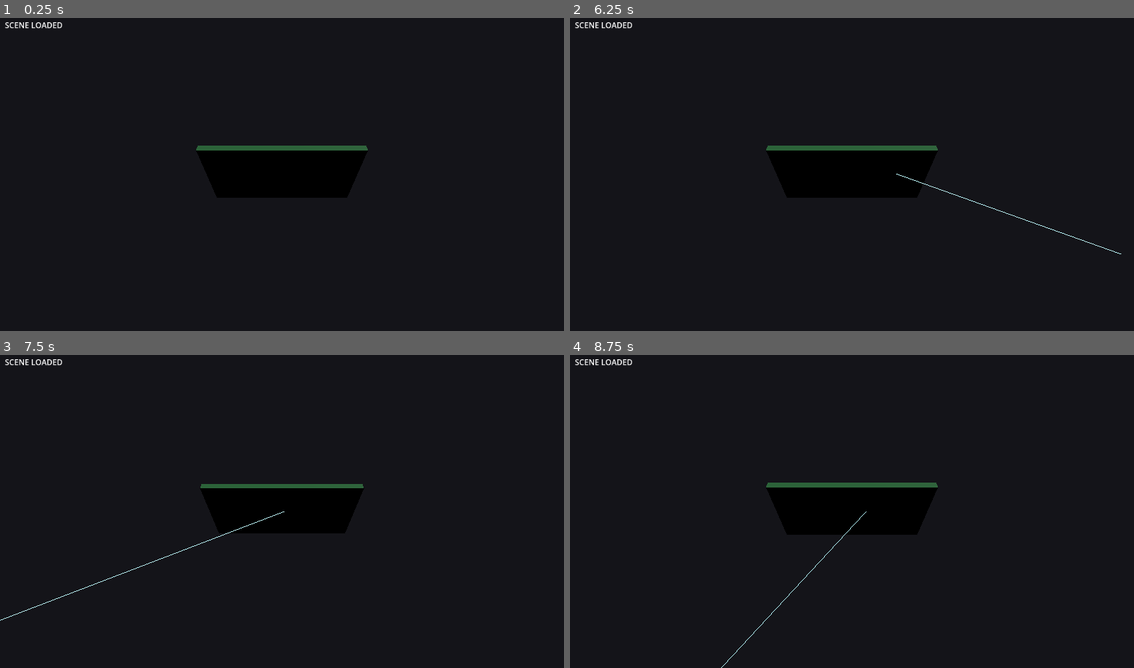
Above: before the commit, frames 1-4 (two rows, left to right).
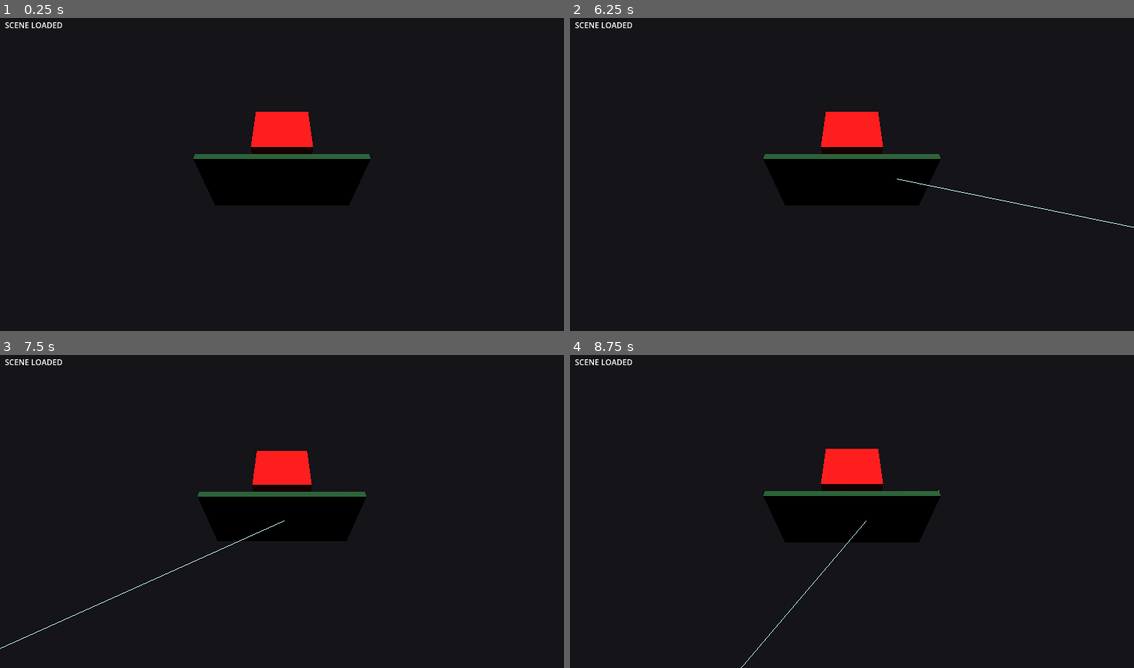
Above: after the commit, the same moments.

Repository: zhawei98213/pool8Ball
Game: Godot game, scene res://scenes/Main.tscn
Same seed, same stepped clock (60 frames per second), same inputs: the game is played once before the commit and once after it.
Inputs (mouse positions are in pixels of both pictures, inside the frame that each line leads up to):
- Up to frame 1 (0.25 s): no input
- Up to frame 2 (6.25 s): tap Enter at 0.5 s; move the mouse to (976, 155) at 0.52 s; hold B (place_mode) 0.53-1.25 s; click (976, 155) at 0.67 s; tap R (reset_balls) every 0.75 s from 1.25 to 4.25 s; drag from (739, 187) to (823, 237) at 1.27 s; move the mouse to (908, 102) at 2.02 s; hold Mouse wheel down (zoom_out) 2.03-2.75 s; click (908, 102) at 2.17 s; drag from (823, 237) to (682, 124) at 2.77 s; move the mouse to (1021, 221) at 3.52 s; hold Mouse wheel up (zoom_in) 3.53-4.25 s; click (1021, 221) at 3.67 s; drag from (682, 124) to (767, 93) at 4.27 s; move the mouse to (880, 171) at 5.02 s; hold B (place_mode) 5.03-5.75 s; click (880, 171) at 5.17 s; drag from (767, 93) to (739, 187) at 5.77 s
- Up to frame 3 (7.5 s): move the mouse to (406, 492) at 6.52 s; hold Mouse wheel down (zoom_out) 6.53-7.25 s; click (406, 492) at 6.67 s; drag from (169, 524) to (253, 574) at 7.27 s
- Up to frame 4 (8.75 s): move the mouse to (908, 439) at 8.02 s; hold Mouse wheel up (zoom_in) from 8.03 s (still down); click (908, 439) at 8.17 s

The runs differ from the first frame. In frame 1, 3.1% of the frame differs, in the area x 34-66%, y 29-60%; in frame 2, 3.3%, in the area x 34-100%, y 29-76%; in frame 3, 3.1%; in frame 4, 3.3%.

Commit message:
Improve visibility with stronger lights and camera offset

Diff:
--- a/scenes/Main.tscn
+++ b/scenes/Main.tscn
@@ -49,7 +49,7 @@
 albedo_color = Color(1, 0, 0, 1.0)
 
 [sub_resource type="BoxMesh" id="15"]
-size = Vector3(0.4, 0.4, 0.4)
+size = Vector3(1.0, 1.0, 1.0)
 
 [sub_resource type="Environment" id="13"]
 background_mode = 1
@@ -66,8 +66,12 @@
 light_energy = 2.0
 rotation = Vector3(-0.9, 0.6, 0.0)
 
+[node name="FillLight" type="OmniLight3D" parent="."]
+position = Vector3(0, 1.2, 0)
+light_energy = 3.0
+
 [node name="DebugCube" type="MeshInstance3D" parent="."]
-position = Vector3(0, 0.2, 0)
+position = Vector3(0, 0.8, 0)
 mesh = SubResource("15")
 material_override = SubResource("14")
 
@@ -81,7 +85,7 @@
 text = "SCENE LOADED"
 
 [node name="CameraRig" type="Node3D" parent="."]
-position = Vector3(0, 0, 0)
+position = Vector3(0, 0.15, 0)
 script = ExtResource("1")
 
 [node name="Camera3D" type="Camera3D" parent="CameraRig"]
--- a/scripts/CameraOrbit.gd
+++ b/scripts/CameraOrbit.gd
@@ -39,7 +39,7 @@
 	cam_basis = cam_basis.rotated(Vector3.RIGHT, _pitch)
 	var offset := cam_basis * Vector3(0.0, 0.0, distance)
 	_camera.global_transform.origin = global_transform.origin + offset
-	_camera.look_at(global_transform.origin, Vector3.UP)
+	_camera.look_at(global_transform.origin + Vector3(0.0, 0.03, 0.0), Vector3.UP)
 
 func get_camera() -> Camera3D:
 	return _camera
